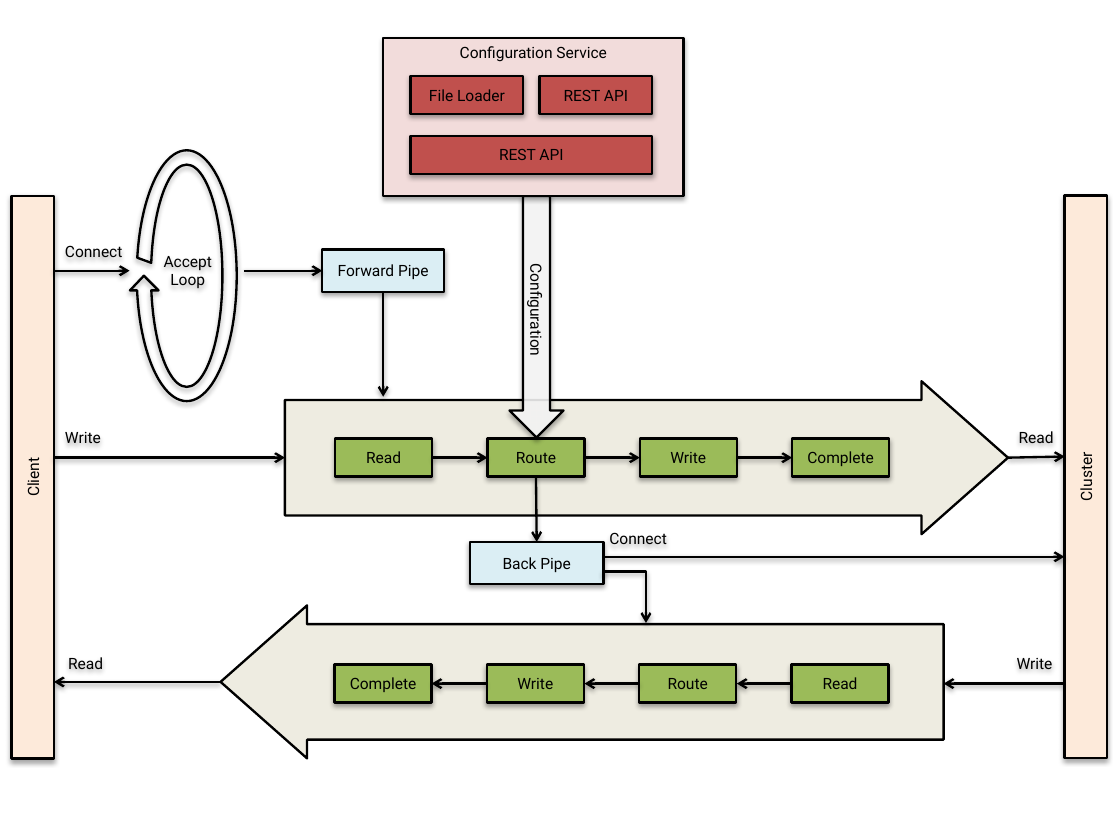
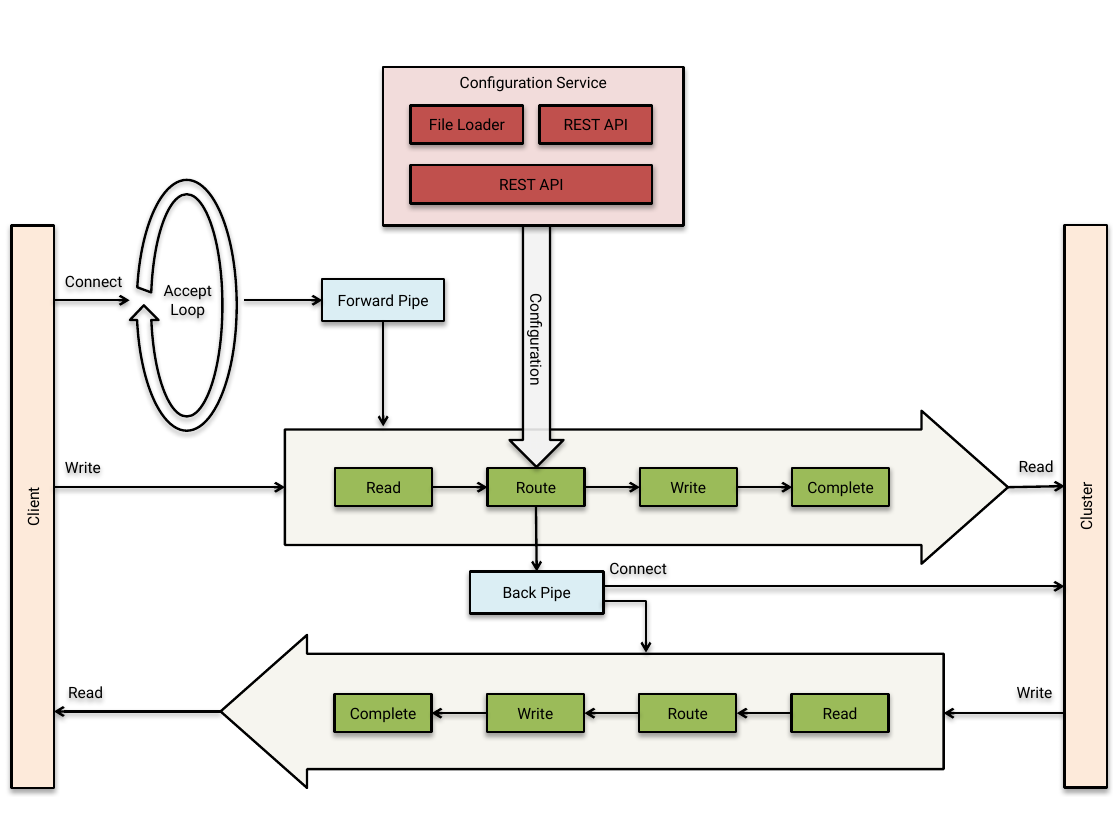
Before and after one commit to samirabloom/dynamic-software-update, a slide deck: slide 4 of report/overview_diagrams.pptx. Drawn at 1120x840 pixels with LibreOffice and Linux fonts; fonts in the diff are those of the drawing. Boxes give left, top, right and bottom in pixels: in the first picture for what was removed or moved away, otherwise in the second. Text is boxed around its words. In the diff, an @@ line names an element or a change of style, - is before the commit and + after.

```diff
--- a/report/overview_diagrams.pptx
+++ b/report/overview_diagrams.pptx
@@ freeform shape at (x1=285, y1=410, x2=1009, y2=564): fill #EEECE1 to #EEECE1 at 50% opacity @@
@@ 16 rectangles, 15 arrows, 7 texts, 2 freeform shapes, 1 right arrow, 1 circular arrow, 1 elbow arrow moved together from (x1=11, y1=38, x2=1107, y2=759) to (x1=11, y1=67, x2=1107, y2=788) @@
@@ freeform shape at (x1=220, y1=634, x2=944, y2=788): fill #EEECE1 to #EEECE1 at 50% opacity @@
```
Also in this commit, not shown: 2 other slides changed, 9 other files.
